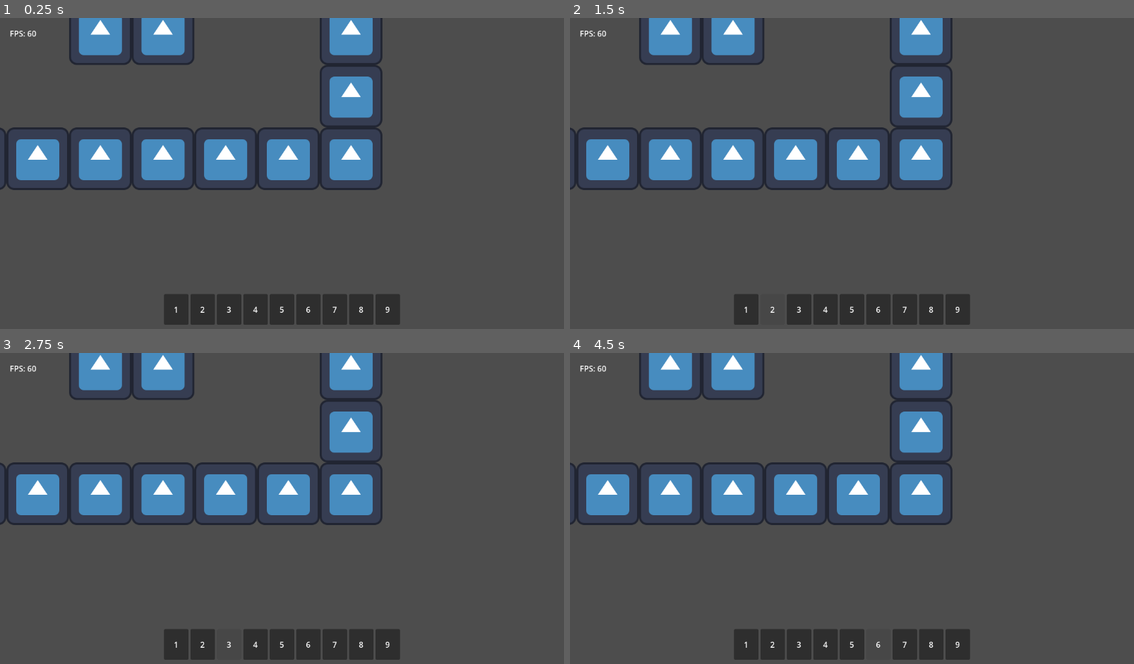
Above: before the commit, frames 1-4 (two rows, left to right).
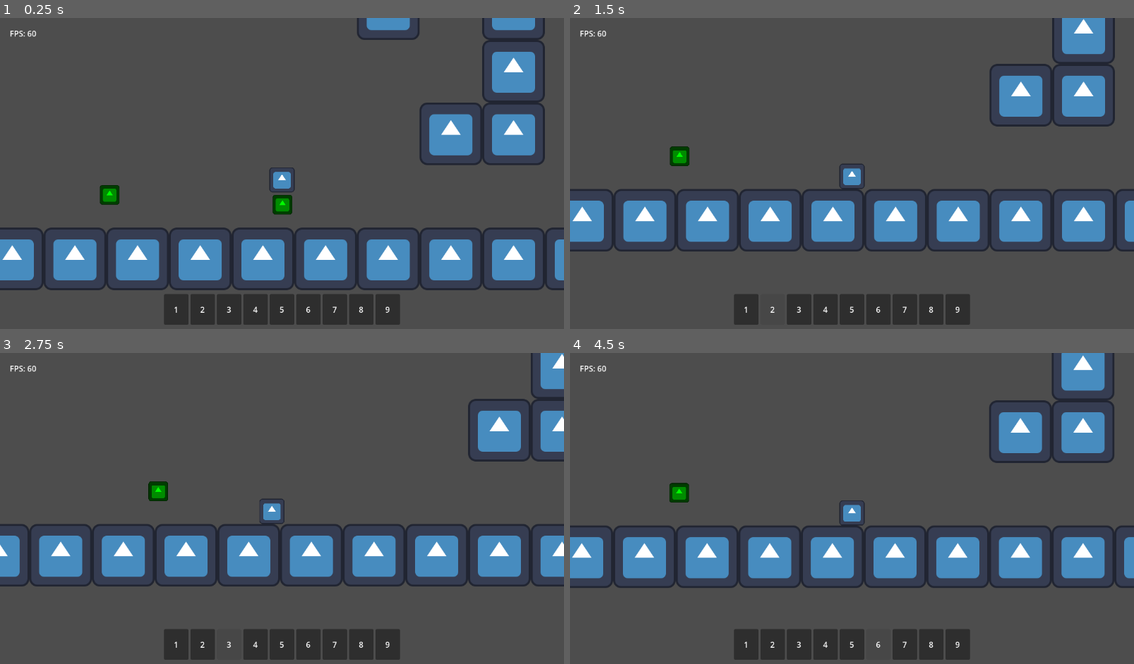
Above: after the commit, the same moments.

Repository: TheHumanMRP/RPG-Life-Tracker
Game: Godot game, scene res://Folders/Systems/Main/Scenes/main_scene.tscn
The game is run twice, just before and just after one commit, with the same random seed, the same clock (stepped at 60 frames per second) and the same inputs. The engine's default icon, where the game draws it, is replaced by a stand-in: a white triangle on a blue panel in a dark square.
Inputs (mouse positions are in pixels of both pictures, inside the frame that each line leads up to):
- Up to frame 1 (0.25 s): no input
- Up to frame 2 (1.5 s): drag from (744, 310) to (908, 108) at 0.52 s; drag from (773, 310) to (823, 238) at 1.27 s
- Up to frame 3 (2.75 s): tap Enter at 2 s; move the mouse to (231, 645) at 2.02 s; hold A (move_left) from 2.03 s (still down); tap T (add_test_sword) at 2.1 s; click (231, 645) at 2.17 s
- Up to frame 4 (4.5 s): release A (move_left) at 2.75 s; drag from (823, 645) to (682, 464) at 2.77 s; tap R (respawn) at 3.5, 4.25 s; drag from (852, 645) to (880, 511) at 3.52 s; drag from (880, 645) to (767, 430) at 4.27 s

The runs differ from the first frame. In frame 1, 29% of the frame differs, in the area x 0-100%, y 0-88%; in frame 2, 27%; in frame 3, 26%; in frame 4, 28%.
Error before the commit: Parse Error: Could not parse global class "InventoryLogicComponent" from "res://Folders/Systems/Inventory_System/Scripts/Inventory/inventory_logic_component.gd…
Error after the commit: Trying to assign an array of type "Array" to a variable of type "Array[int]". (res://Folders/Systems/Inventory_System/Scripts/Inventory/inventory_logic_compone…

Commit message:
Auto commit at 2026-07-29 22:27:25

Diff:
--- a/Folders/Systems/Inventory_System/Scripts/Inventory/inventory_logic_component.gd
+++ b/Folders/Systems/Inventory_System/Scripts/Inventory/inventory_logic_component.gd
@@ -13,7 +13,8 @@
 
 func setup(new_inventory_name: String) -> void:
 	inventory_name = new_inventory_name
-	if not
+	if not get_inventory_dict().has(inventory_name):
+		get_inventory_dict()[inventory_name] = []
 
 # ===================================================================
 # Getters
